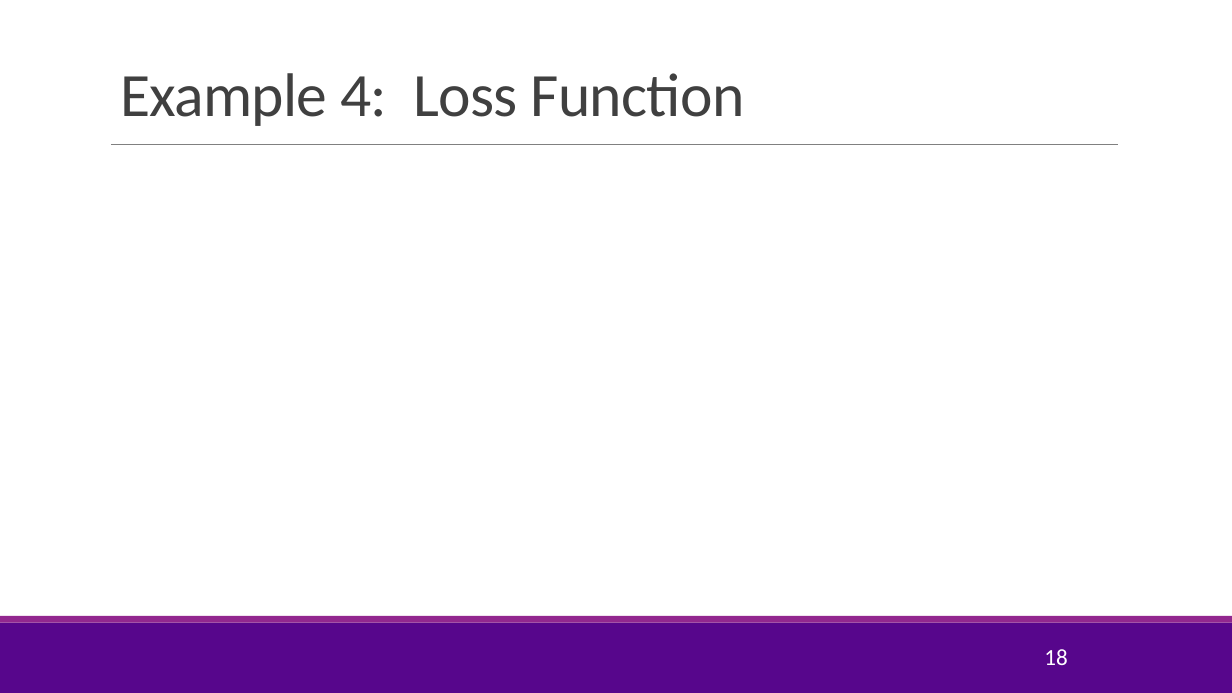
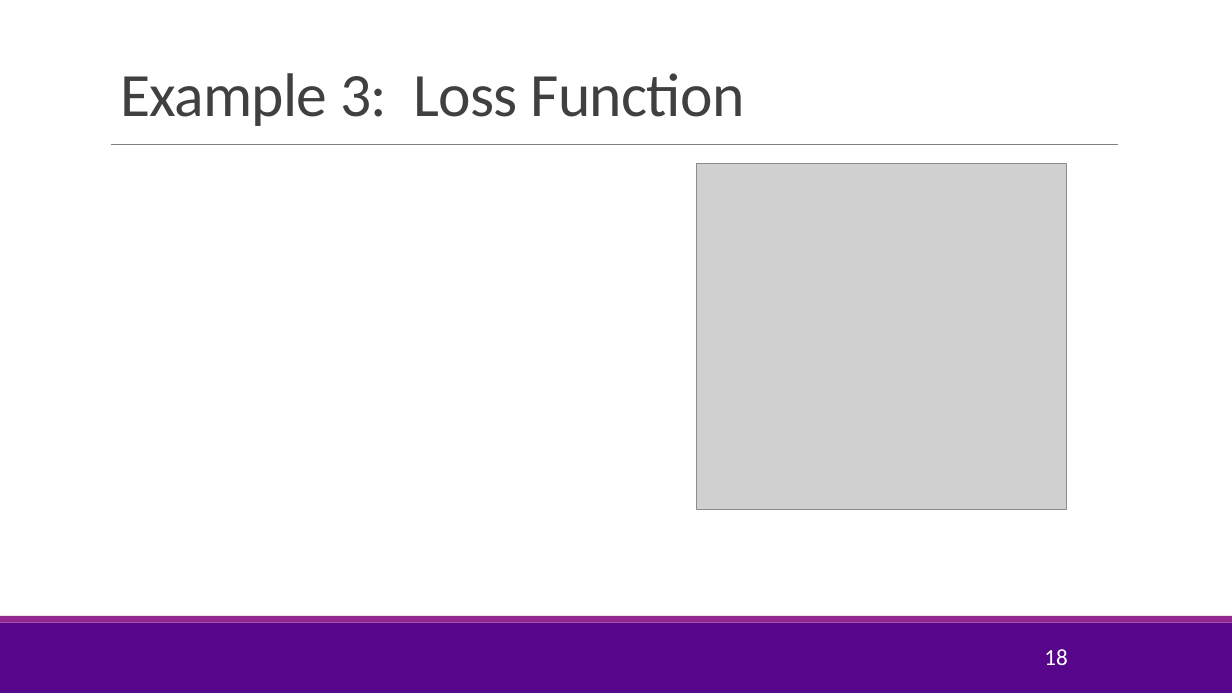
Before and after one commit to sdrangan/introml, a slide deck: slide 18 of lectures/Lect07_Optim.pptx. Drawn at 1232x693 pixels with LibreOffice and Linux fonts; fonts in the diff are those of the drawing; grey boxes stand for pictures; background and template pictures are left out. Boxes give left, top, right and bottom in pixels: in the first picture for what was removed or moved away, otherwise in the second. Text is boxed around its words. In the diff, an @@ line names an element or a change of style, - is before the commit and + after.

```diff
--- a/lectures/Lect07_Optim.pptx
+++ b/lectures/Lect07_Optim.pptx
@@ title at box(120, 73, 744, 126): text changed @@
-Example 4: Loss Function
+Example 3: Loss Function
@@ picture added at box(697, 164, 1067, 510) @@
```
Also in this commit, not shown: 7 other slides changed, 2 slides added, 3 other files.
